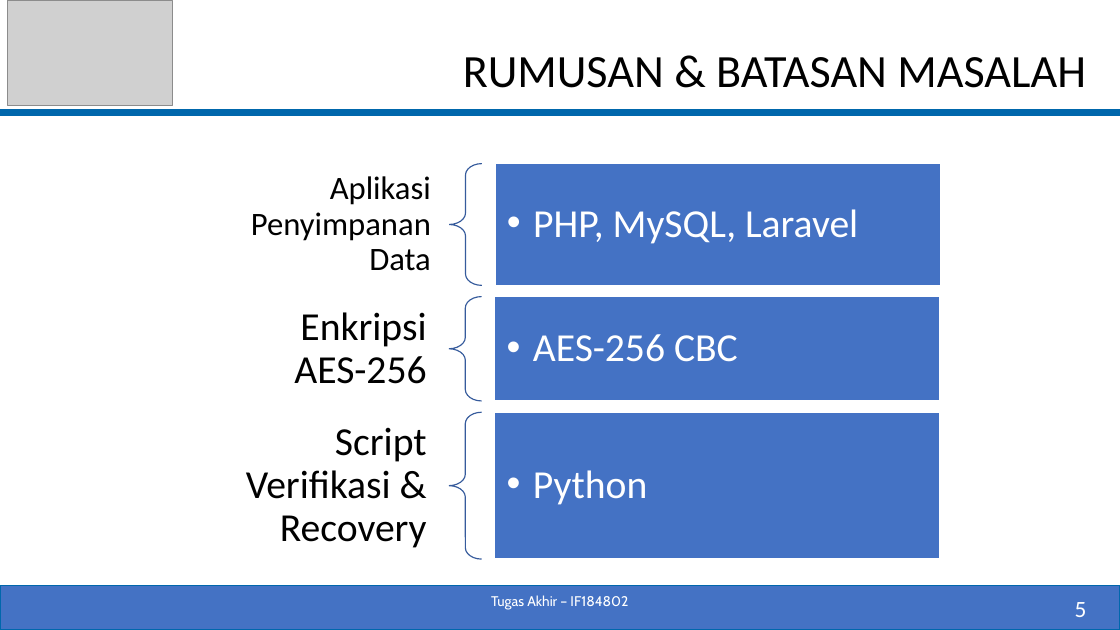
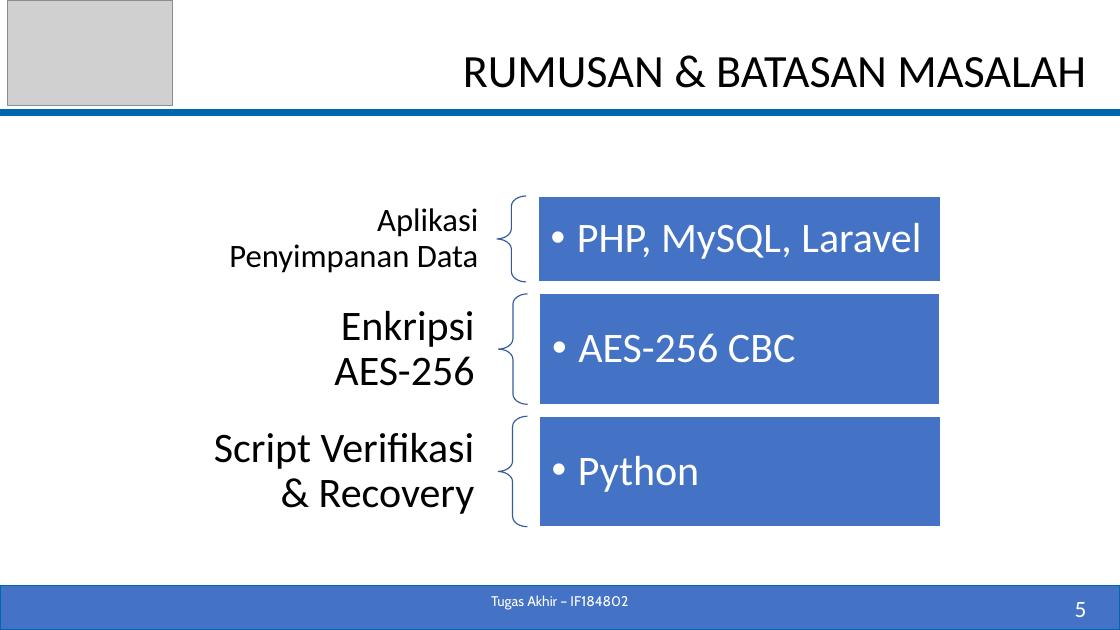
Before and after one commit to fajrisalam/Tugas-Akhir, a slide deck: slide 5 of dokumen/PPT_SIDANG [Autosaved].pptx. Drawn at 1120x630 pixels with LibreOffice and Linux fonts; fonts in the diff are those of the drawing; grey boxes stand for pictures. Boxes give left, top, right and bottom in pixels: in the first picture for what was removed or moved away, otherwise in the second. Text is boxed around its words. In the diff, an @@ line names an element or a change of style, - is before the commit and + after.

```diff
--- a/dokumen/PPT_SIDANG [Autosaved].pptx
+++ b/dokumen/PPT_SIDANG [Autosaved].pptx
@@ text "Aplikasi Penyimpanan Data" rewrapped from bbox=[251, 176, 431, 271] to bbox=[229, 208, 479, 273] @@
@@ left brace: place and size @@
-left brace at bbox=[450, 164, 482, 286]
+left brace at bbox=[497, 196, 526, 281]
@@ text "PHP, MySQL, Laravel": place and size @@
-text "PHP, MySQL, Laravel" at bbox=[533, 209, 858, 244]
+text "PHP, MySQL, Laravel" at bbox=[577, 223, 921, 259]
@@ rectangle: place and size @@
-rectangle at bbox=[495, 164, 940, 286]
+rectangle at bbox=[539, 196, 941, 281]
@@ left brace: place and size @@
-left brace at bbox=[449, 297, 481, 401]
+left brace at bbox=[498, 294, 528, 405]
@@ text "AES-256 CBC": place and size @@
-text "AES-256 CBC" at bbox=[533, 334, 738, 362]
+text "AES-256 CBC" at bbox=[578, 333, 796, 363]
@@ rectangle: place and size @@
-rectangle at bbox=[495, 297, 940, 401]
+rectangle at bbox=[539, 294, 939, 405]
@@ size 34 to 36 pt in 5 elements at bbox=[578, 333, 796, 363], bbox=[334, 311, 475, 386], bbox=[578, 456, 699, 492], bbox=[577, 223, 921, 259], bbox=[214, 433, 475, 514] @@
@@ left brace: place and size @@
-left brace at bbox=[449, 413, 481, 560]
+left brace at bbox=[498, 417, 528, 528]
@@ text "Python": place and size @@
-text "Python" at bbox=[533, 470, 647, 505]
+text "Python" at bbox=[578, 456, 699, 492]
@@ rectangle: place and size @@
-rectangle at bbox=[495, 413, 940, 560]
+rectangle at bbox=[539, 417, 941, 528]
```
Also in this commit, not shown: 1 other slide changed, 15 other files.
